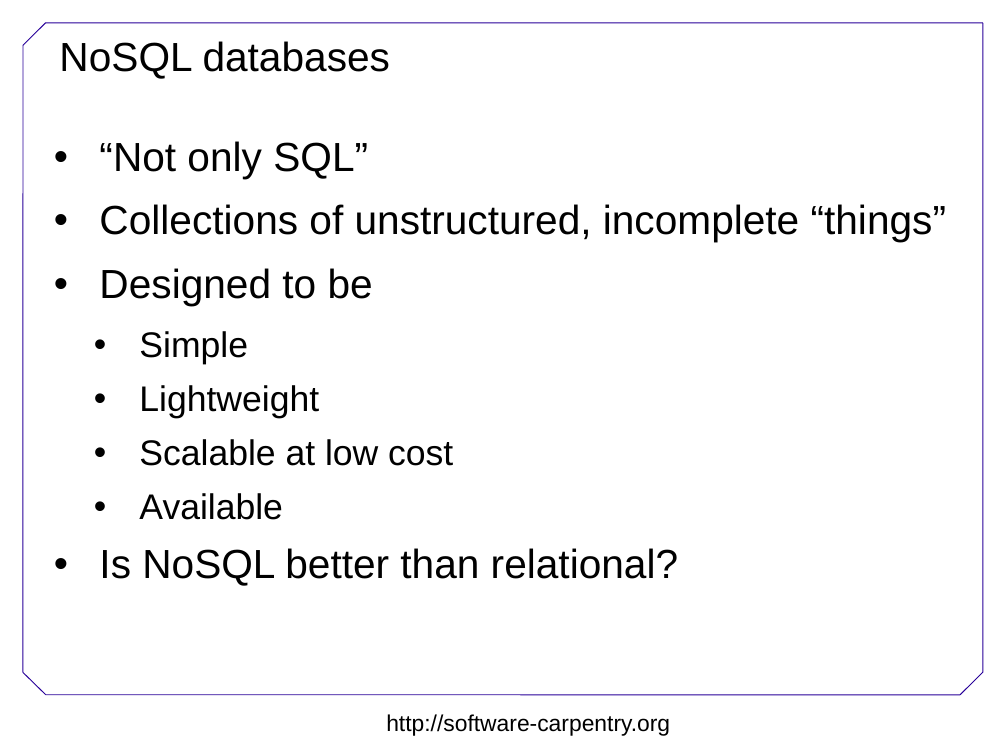
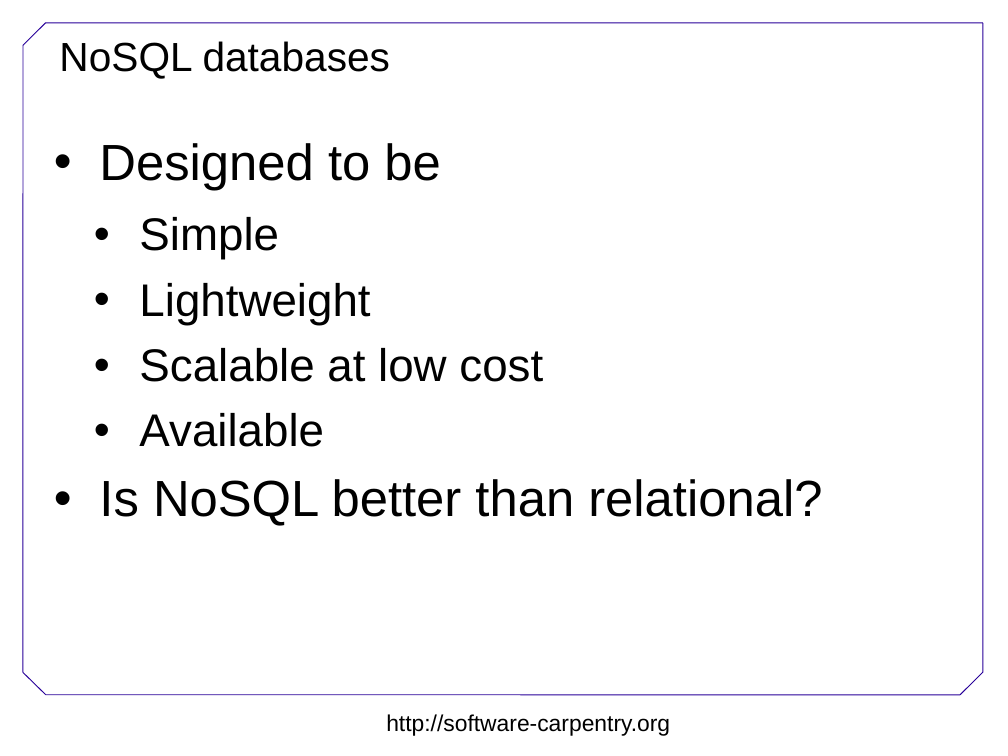
Before and after one commit to swcarpentry/DEPRECATED-boot-camps, a slide deck: slide 4 of data/Data.ppt (slide 3 before the commit). Drawn at 1008x756 pixels with LibreOffice and Linux fonts; fonts in the diff are those of the drawing; background and template pictures are left out. Boxes give left, top, right and bottom in pixels: in the first picture for what was removed or moved away, otherwise in the second. Text is boxed around its words. In the diff, an @@ line names an element or a change of style, - is before the commit and + after.

Commit message:
Added images of key-value, document and graph databases

```diff
--- a/data/Data.ppt
+++ b/data/Data.ppt
@@ text "Designed to be" at box(99, 143, 822, 526): size 32 to 40 pt in "Designed to be", "Is NoSQL better than relational?"; size 28 to 36 pt in "Simple", "Lightweight", "Scalable at low cost", "Available" @@
@@ text at box(99, 141, 946, 242): paragraphs removed @@
-• “Not only SQL”
-• Collections of unstructured, incomplete “things”
```
Also in this commit, not shown: 1 slide added.
